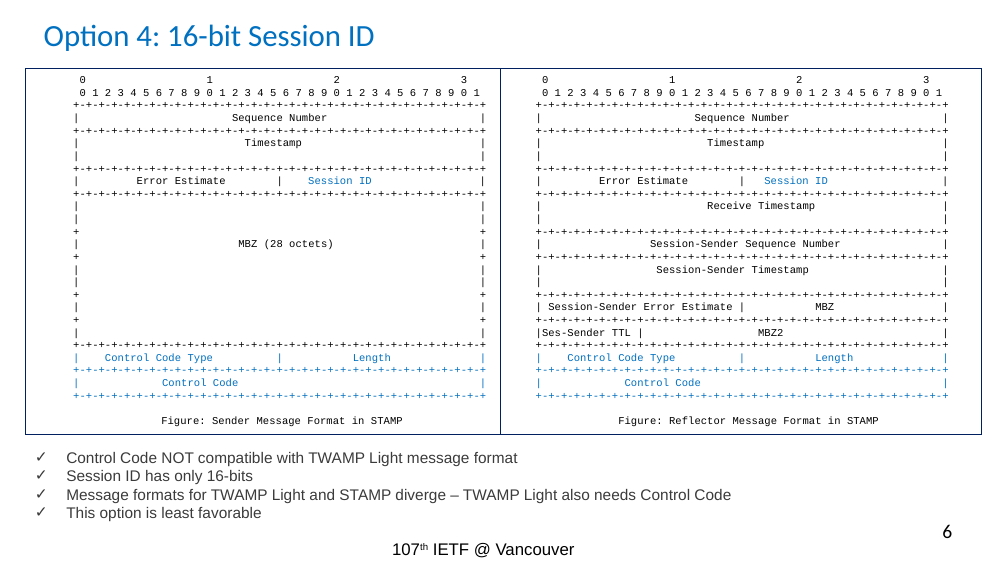
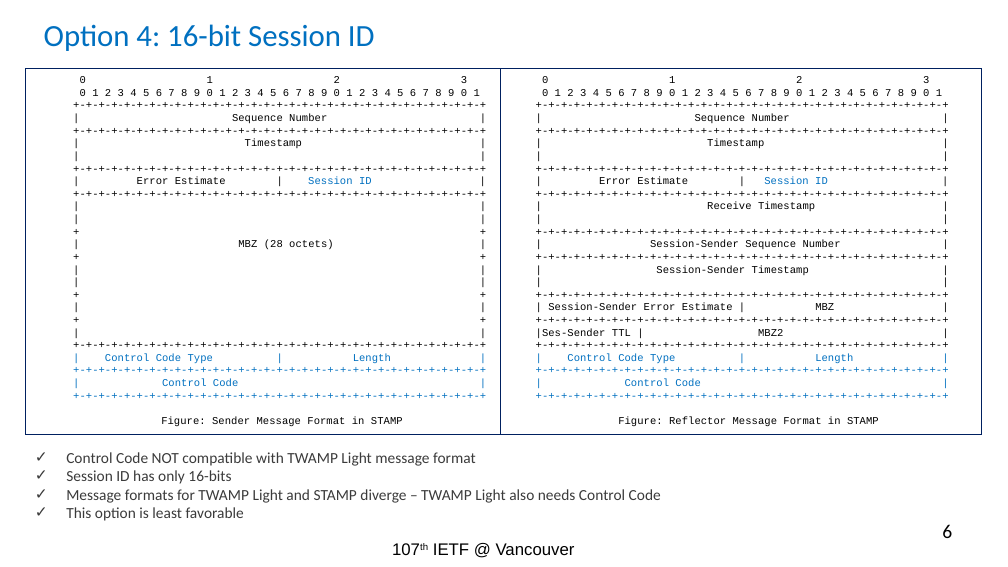
Before and after one commit to rakgandhi/ietf-public, a slide deck: slide 6 of stamp-session-id-rev1.pptx. Drawn at 1008x567 pixels with LibreOffice and Linux fonts; fonts in the diff are those of the drawing. Boxes give left, top, right and bottom in pixels: in the first picture for what was removed or moved away, otherwise in the second. Text is boxed around its words. In the diff, an @@ line names an element or a change of style, - is before the commit and + after.

```diff
--- a/stamp-session-id-rev1.pptx
+++ b/stamp-session-id-rev1.pptx
@@ text "Control Code NOT compatible with ..." at <box>66,452,661,521</box>: font Arial to Calibri @@
```
Also in this commit, not shown: 5 other slides changed, 1 slide added, 1 other file.
